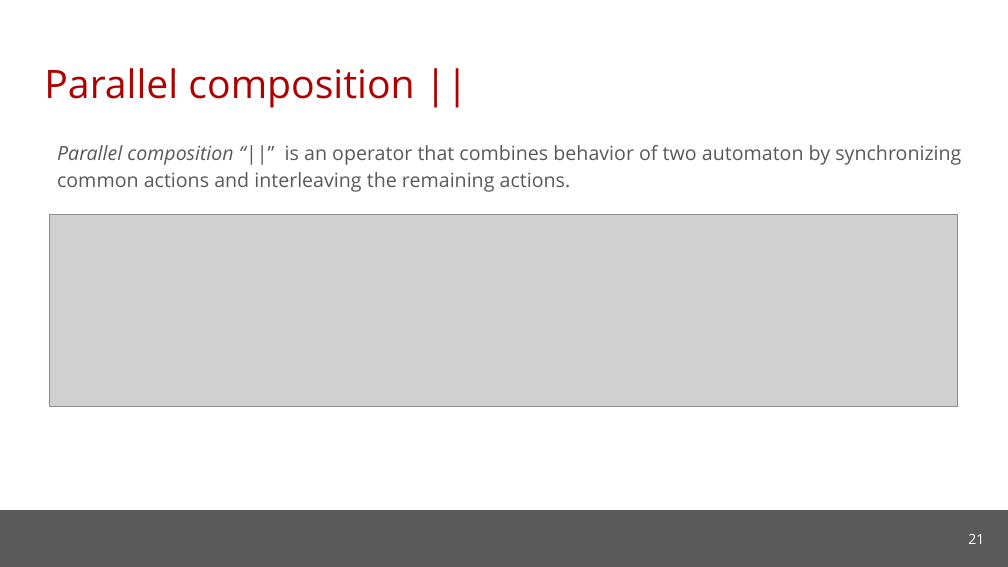
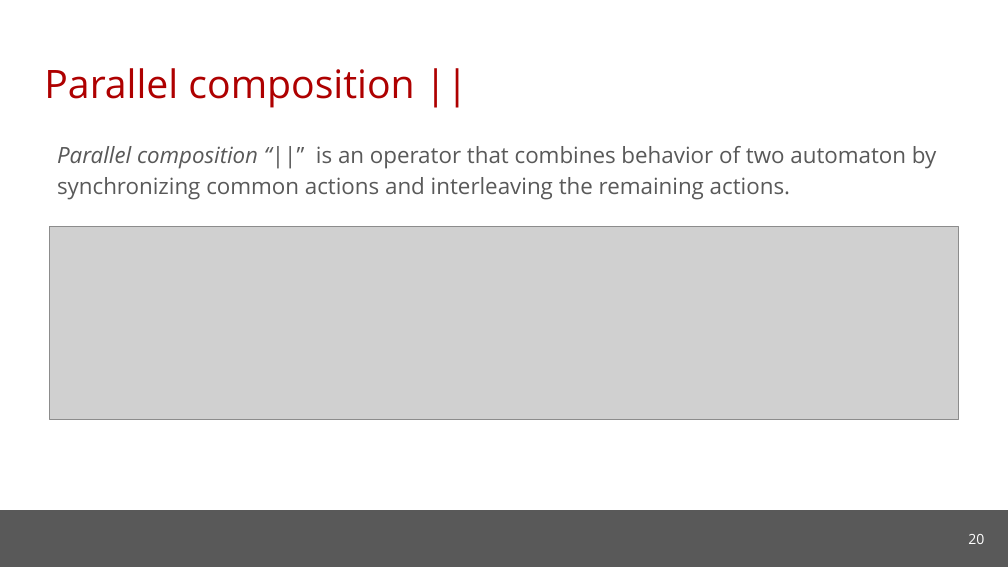
Before and after one commit to cmu-soda/Robustness, a slide deck: slide 20 of Robustness.pptx (slide 21 before the commit). Drawn at 1008x567 pixels with LibreOffice and Linux fonts; fonts in the diff are those of the drawing; grey boxes stand for pictures; background and template pictures are left out. Boxes give left, top, right and bottom in pixels: in the first picture for what was removed or moved away, otherwise in the second. Text is boxed around its words. In the diff, an @@ line names an element or a change of style, - is before the commit and + after.

```diff
--- a/Robustness.pptx
+++ b/Robustness.pptx
@@ text "Parallel composition “||” is an ..." at (57,146,936,199): size 14 to 16 pt @@
@@ picture: place and size @@
-picture at (49,214,958,406)
+picture at (49,227,958,419)
@@ page number at (968,534,984,544): text changed @@
-21
+20
```
Also in this commit, not shown: 5 other slides changed, 9 slides added, 1 slide removed.
